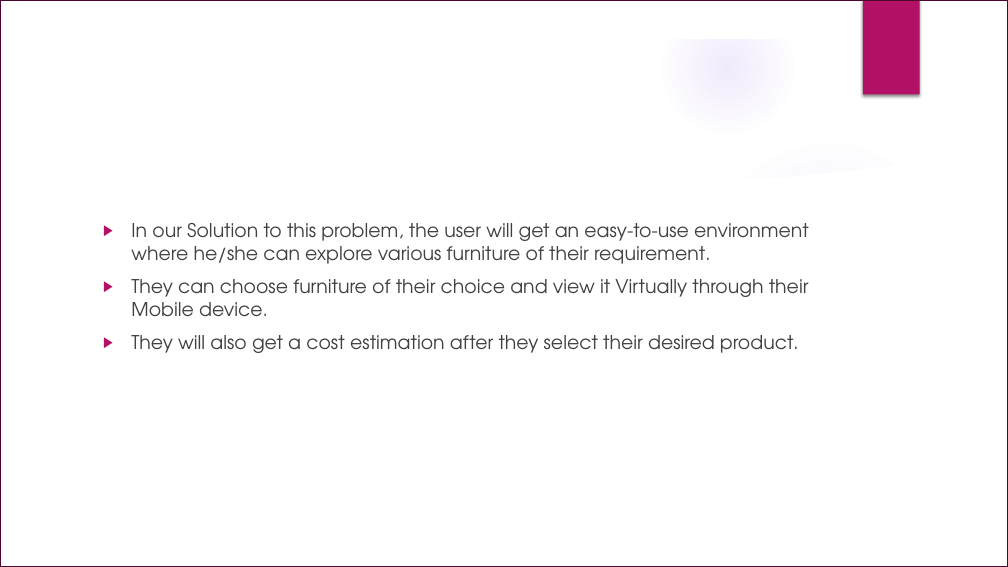
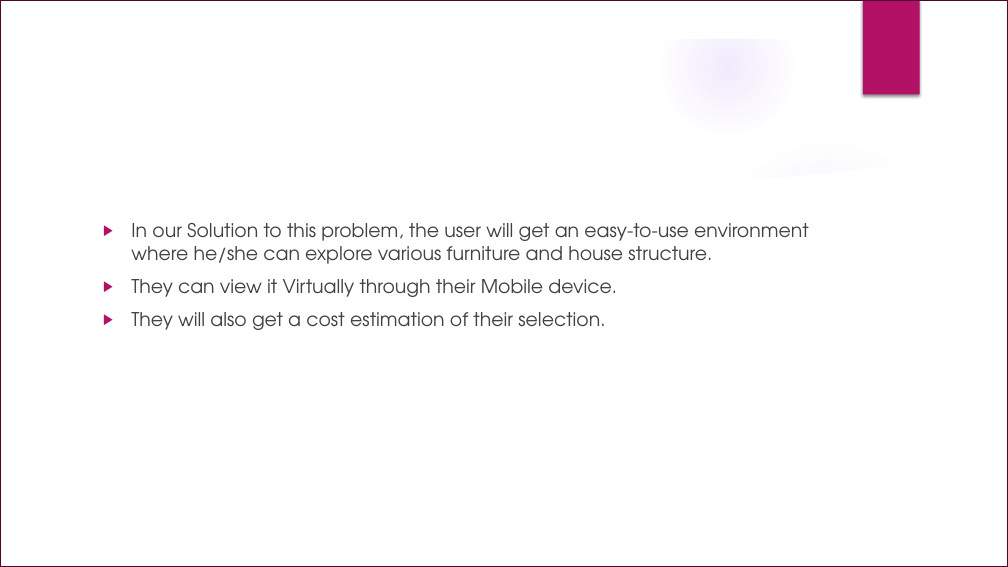
Before and after one commit to KalashShah19/SIH, a slide deck: slide 7 of Round 1/pranav.pptx. Drawn at 1008x567 pixels with LibreOffice and Linux fonts; fonts in the diff are those of the drawing; background and template pictures are left out. Boxes give left, top, right and bottom in pixels: in the first picture for what was removed or moved away, otherwise in the second. Text is boxed around its words. In the diff, an @@ line names an element or a change of style, - is before the commit and + after.

Commit message:
update

```diff
--- a/Round 1/pranav.pptx
+++ b/Round 1/pranav.pptx
@@ text at [131,223,809,330]: text changed @@
-▶ In our Solution to this problem, the user will get an easy-to-use environment where he/she can explore various furniture of their requirement.
-▶ They can choose furniture of their choice and view it Virtually through their Mobile device.
-▶ They will also get a cost estimation after they select their desired product.
+▶ In our Solution to this problem, the user will get an easy-to-use environment where he/she can explore various furniture and house structure.
+▶ They can view it Virtually through their Mobile device.
+▶ They will also get a cost estimation of their selection.
```
